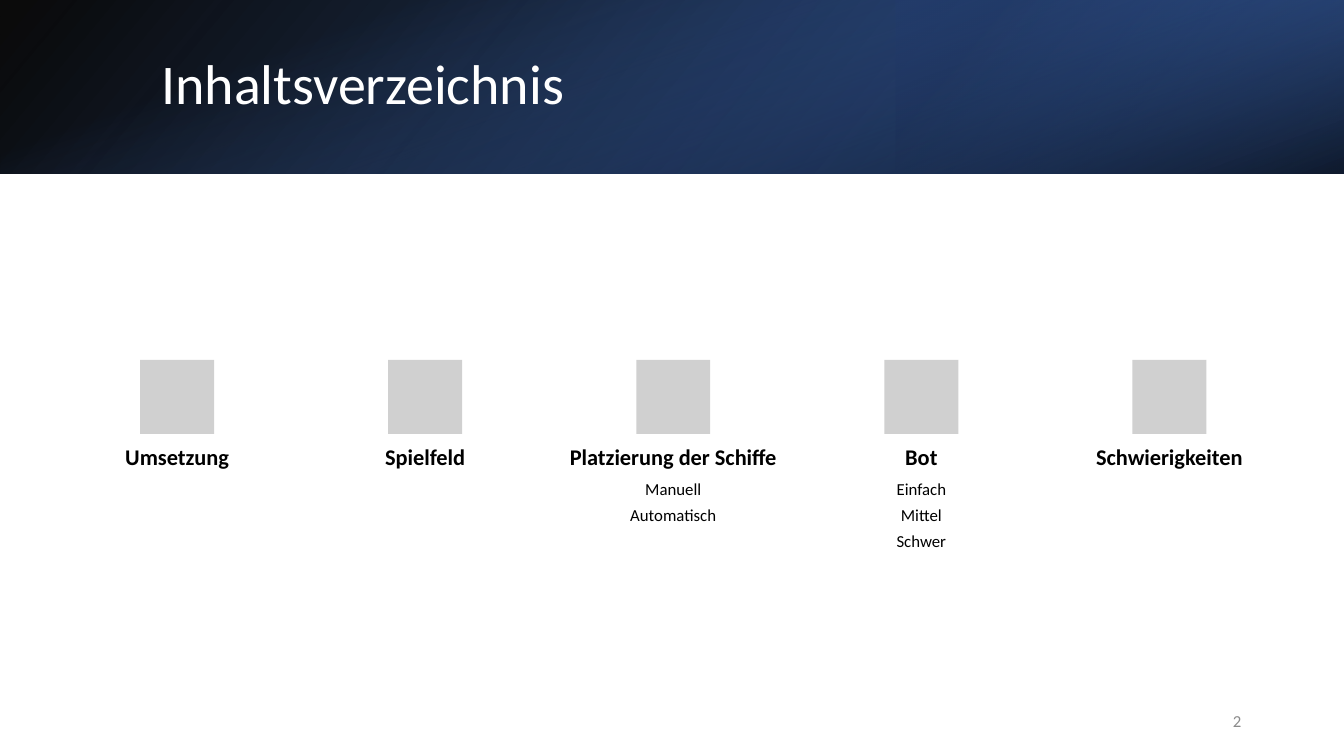
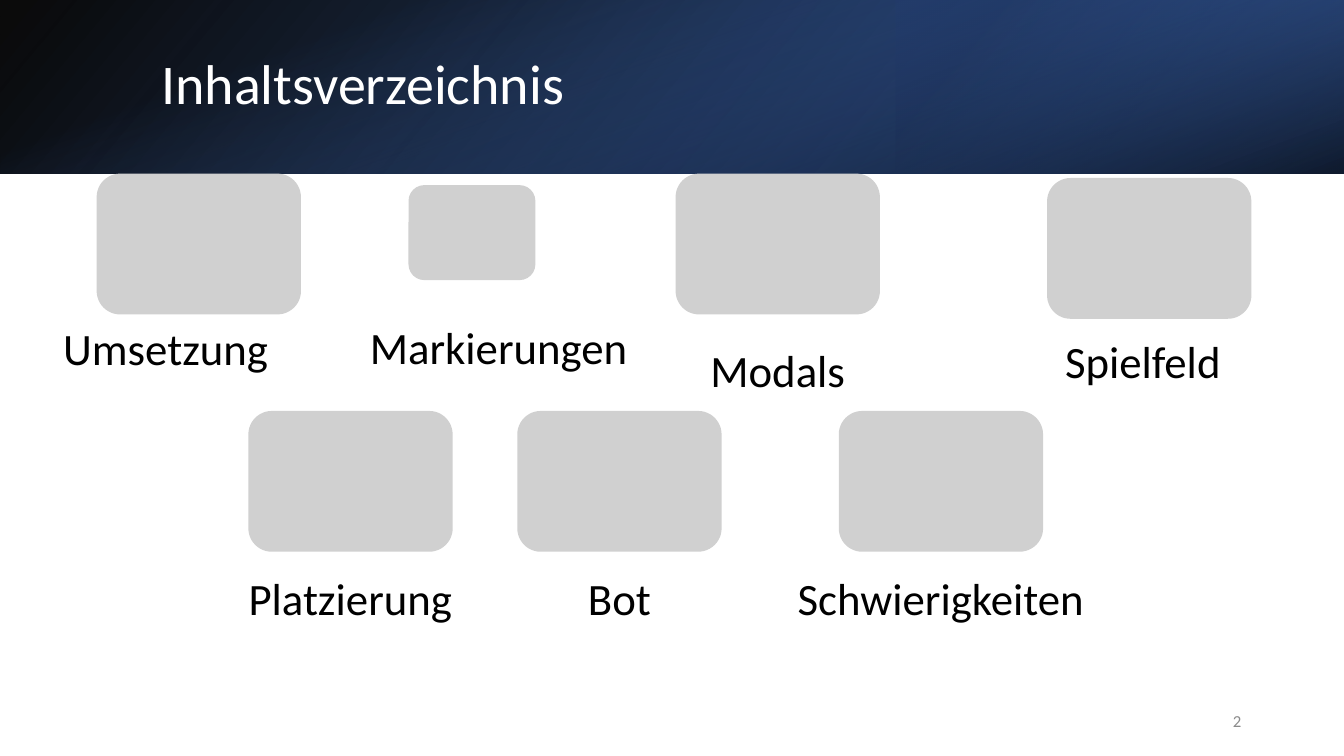
Before and after one commit to ConfusedMess/Schulprojekt, a slide deck: slide 2 of Schiffe versenken.pptx. Drawn at 1344x756 pixels with LibreOffice and Linux fonts; fonts in the diff are those of the drawing; grey boxes stand for pictures. Boxes give left, top, right and bottom in pixels: in the first picture for what was removed or moved away, otherwise in the second. Text is boxed around its words. In the diff, an @@ line names an element or a change of style, - is before the commit and + after.

```diff
--- a/Schiffe versenken.pptx
+++ b/Schiffe versenken.pptx
@@ text "Umsetzung": place and size @@
-text "Umsetzung" at [125,450,229,469]
+text "Umsetzung" at [63,336,268,373]
@@ text "Spielfeld": place and size @@
-text "Spielfeld" at [385,449,465,469]
+text "Spielfeld" at [1065,347,1221,386]
@@ group removed at [140,360,1207,547]: 5 pictures, 3 texts @@
-Platzierung der Schiffe
-Manuell
-Automatisch
-Einfach
-Mittel
-Schwer
@@ group added at [97,173,1252,623]: 7 pictures, 3 texts @@
+Markierungen
+Modals
+Platzierung
@@ text "Bot": place and size @@
-text "Bot" at [905,450,937,465]
+text "Bot" at [588,586,651,616]
@@ size 16 to 32 pt, bold off; line spacing 1 to 0.9; more space between paragraphs in 4 elements at [63,336,268,373], [1065,347,1221,386], [588,586,651,616], [798,584,1084,623] @@
@@ text "Schwierigkeiten": place and size @@
-text "Schwierigkeiten" at [1096,449,1242,469]
+text "Schwierigkeiten" at [798,584,1084,623]
```
Also in this commit, not shown: 12 other slides changed, 12 slides added.
